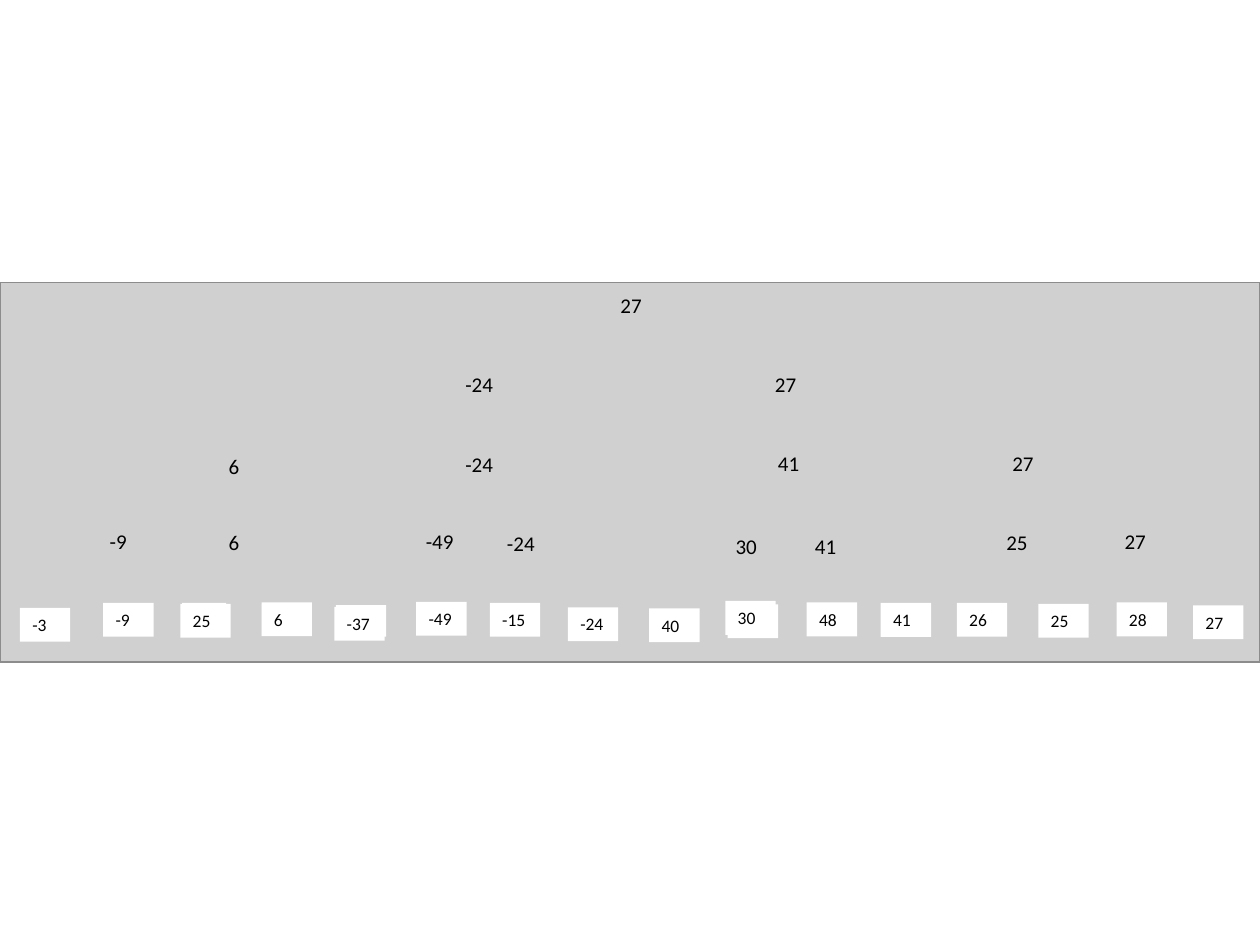
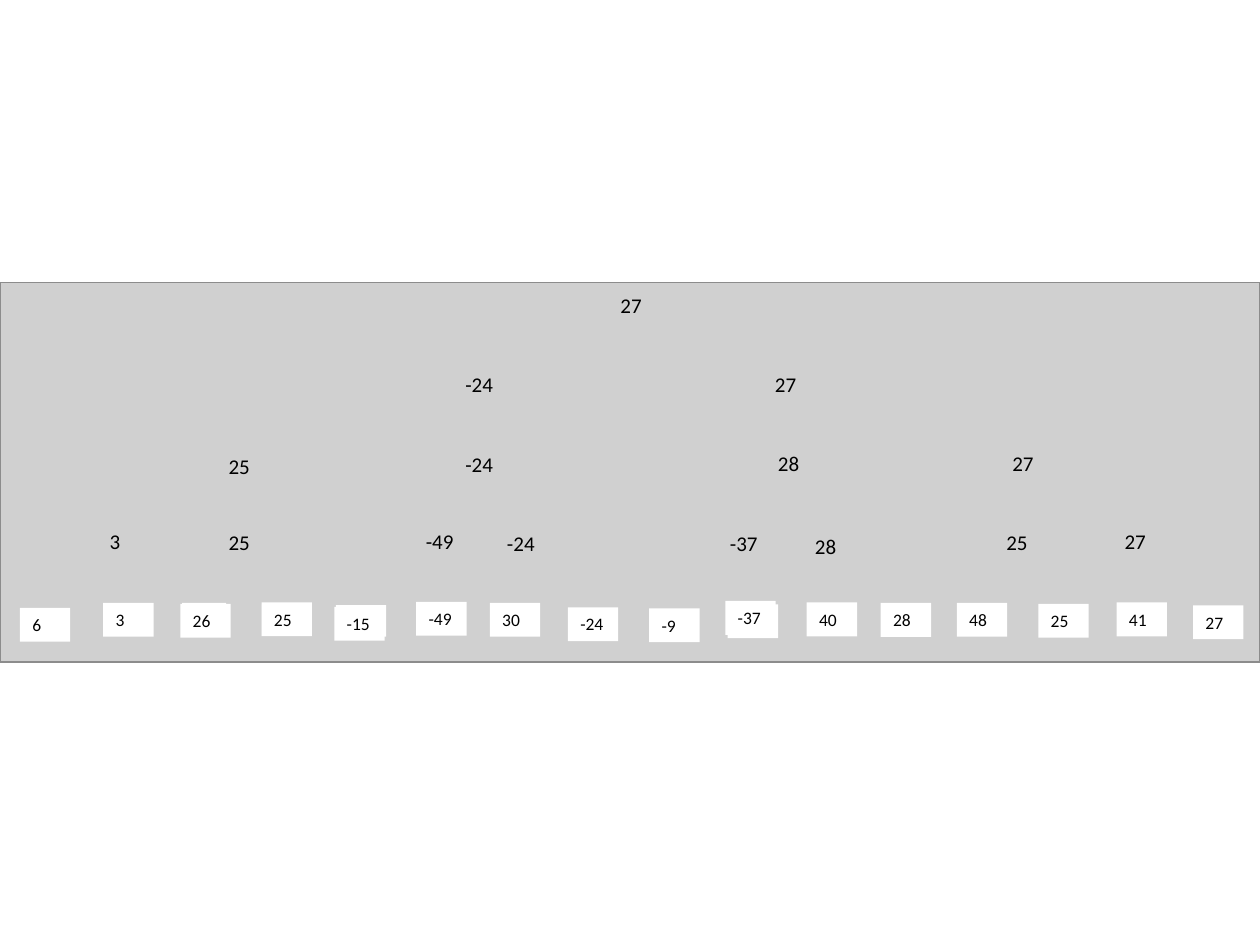
Before and after one commit to mentaman/cspat, a slide deck: slide 1 of Course/520 Introduction to Aritificial Intelligence/HW3/ppt/worst.pptx. Drawn at 1260x945 pixels with LibreOffice and Linux fonts; fonts in the diff are those of the drawing; grey boxes stand for pictures. Boxes give left, top, right and bottom in pixels: in the first picture for what was removed or moved away, otherwise in the second. Text is boxed around its words. In the diff, an @@ line names an element or a change of style, - is before the commit and + after.

```diff
--- a/Course/520 Introduction to Aritificial Intelligence/HW3/ppt/worst.pptx
+++ b/Course/520 Introduction to Aritificial Intelligence/HW3/ppt/worst.pptx
@@ rectangle "25": place and size @@
-rectangle "25" at <box>180,604,231,638</box>
+rectangle "25" at <box>262,602,312,636</box>
@@ text at <box>229,460,240,474</box>: text changed @@
-6
+25
@@ text at <box>778,456,799,471</box>: text changed @@
-41
+28
@@ text at <box>110,535,121,549</box>: text changed @@
--9
+3
@@ text at <box>229,536,250,550</box>: text changed @@
-6
+25
@@ text at <box>730,537,758,551</box>: text changed @@
-30
+-37
@@ text at <box>815,539,836,554</box>: text changed @@
-41
+28
@@ rectangle "6": place and size @@
-rectangle "6" at <box>262,602,312,636</box>
+rectangle "6" at <box>20,607,71,641</box>
@@ rectangle "3": place and size @@
-rectangle "3" at <box>20,607,71,641</box>
+rectangle "3" at <box>103,602,154,636</box>
@@ text in rectangle at <box>116,614,125,626</box>: text changed @@
--3
+3
@@ rectangle "26": place and size @@
-rectangle "26" at <box>956,602,1007,636</box>
+rectangle "26" at <box>180,604,231,638</box>
@@ rectangle "-15": place and size @@
-rectangle "-15" at <box>490,602,541,636</box>
+rectangle "-15" at <box>334,607,384,641</box>
@@ rectangle removed at <box>334,607,384,641</box> @@
--37
@@ rectangle added at <box>490,602,541,636</box>, fill #FFFFFF, 10 pt, text #000000 @@
+30
@@ rectangle "-9": place and size @@
-rectangle "-9" at <box>103,602,154,636</box>
+rectangle "-9" at <box>649,609,699,643</box>
@@ text in rectangle at <box>738,612,761,624</box>: text changed @@
-30
+-37
@@ rectangle "40": place and size @@
-rectangle "40" at <box>649,609,699,643</box>
+rectangle "40" at <box>806,602,857,636</box>
@@ text in rectangle at <box>893,614,911,626</box>: text changed @@
-41
+28
@@ rectangle "48": place and size @@
-rectangle "48" at <box>806,602,857,636</box>
+rectangle "48" at <box>956,602,1007,636</box>
@@ text in rectangle at <box>1129,614,1147,626</box>: text changed @@
-28
+41
```
Also in this commit, not shown: 1 other file.
